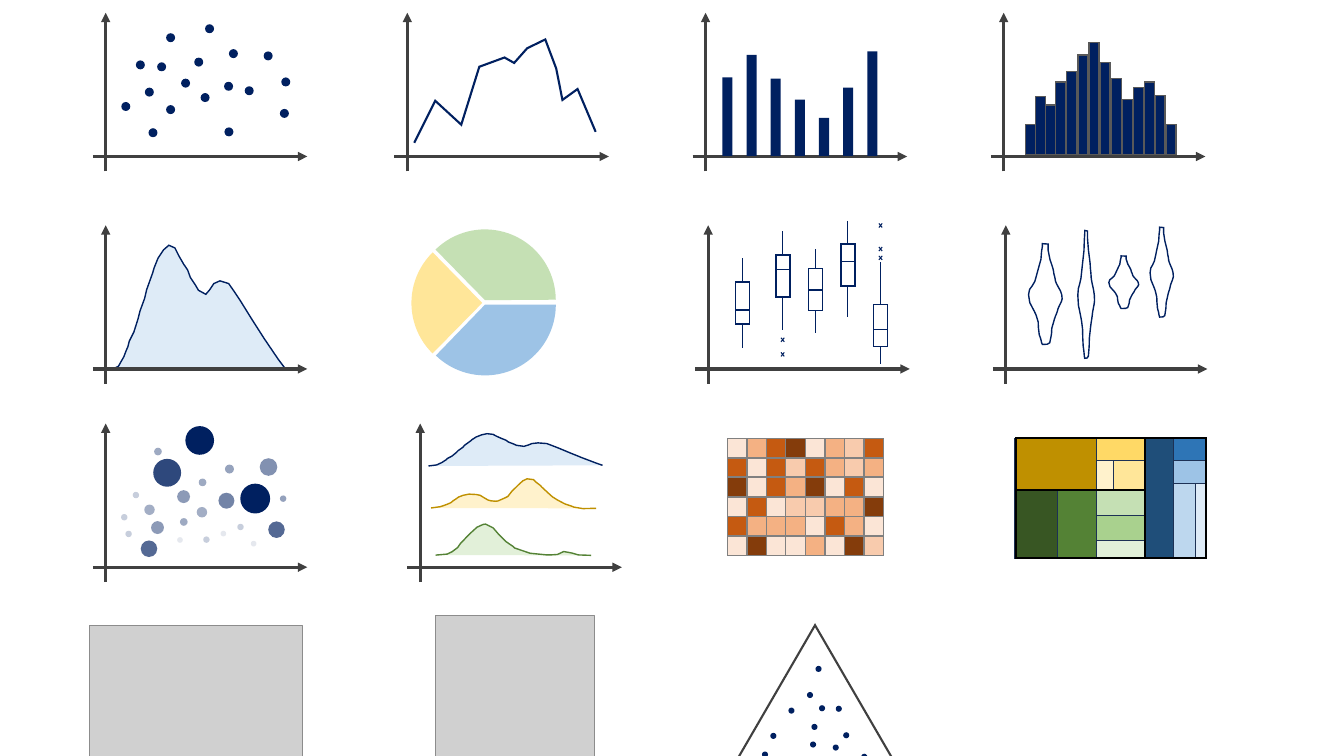
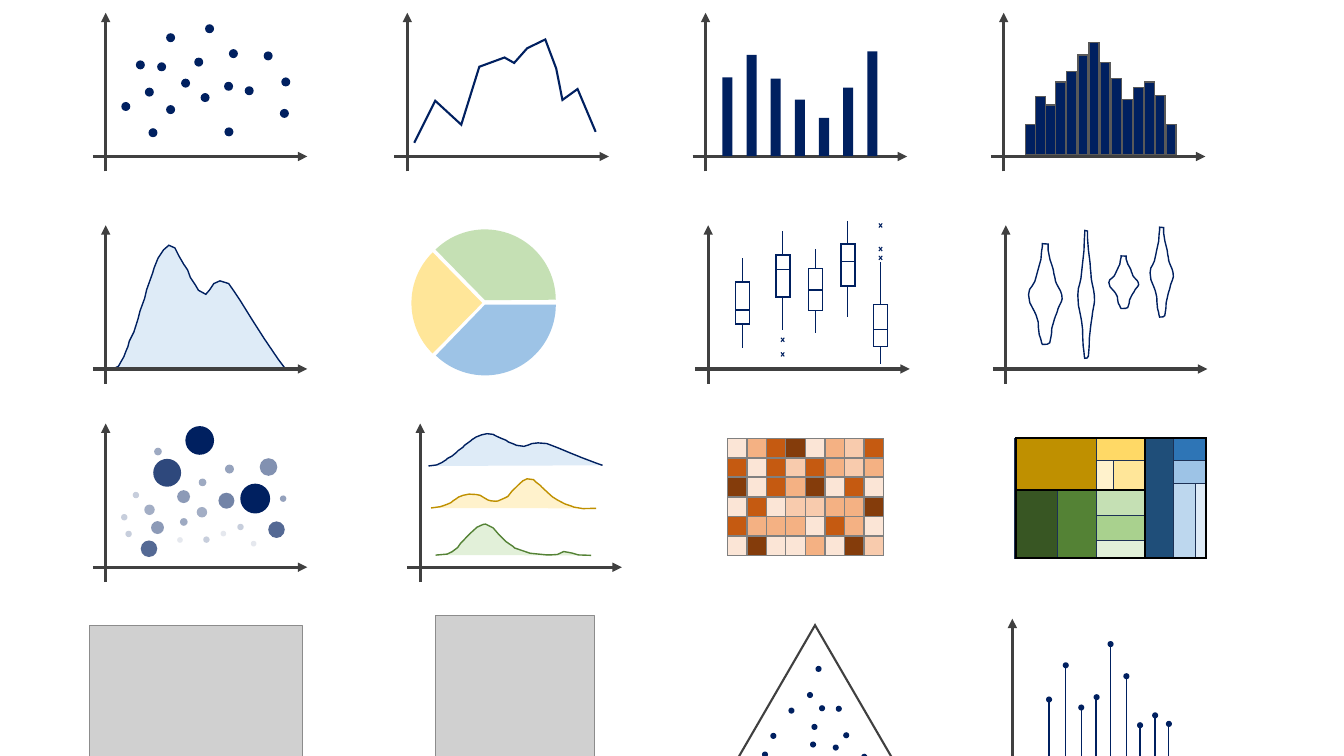
Before and after one commit to ChiaJung-Yeh/Transport-Analysis, a slide deck: slide 13 of figure/figure.pptx. Drawn at 1344x756 pixels with LibreOffice and Linux fonts; fonts in the diff are those of the drawing; grey boxes stand for pictures. Boxes give left, top, right and bottom in pixels: in the first picture for what was removed or moved away, otherwise in the second. Text is boxed around its words. In the diff, an @@ line names an element or a change of style, - is before the commit and + after.

```diff
--- a/figure/figure.pptx
+++ b/figure/figure.pptx
@@ arrow added from (1012, 756) to (1012, 619), #404040 2.25 pt @@
@@ ellipse added at [1108,641,1114,647], fill #002060 @@
@@ line added from (1111, 756) to (1111, 643), #002060 1 pt @@
@@ ellipse added at [1063,662,1069,668], fill #002060 @@
@@ line added from (1066, 756) to (1066, 666), #002060 1 pt @@
@@ ellipse added at [1123,674,1129,680], fill #002060 @@
@@ line added from (1126, 756) to (1126, 677), #002060 1 pt @@
@@ ellipse added at [1047,697,1053,703], fill #002060 @@
@@ line added from (1050, 756) to (1050, 697), #002060 1 pt @@
@@ ellipse added at [1079,705,1085,711], fill #002060 @@
@@ line added from (1082, 756) to (1082, 708), #002060 1 pt @@
@@ ellipse added at [1094,695,1100,701], fill #002060 @@
@@ line added from (1096, 756) to (1096, 697), #002060 1 pt @@
@@ ellipse added at [1152,713,1158,719], fill #002060 @@
@@ line added from (1155, 756) to (1155, 714), #002060 1 pt @@
@@ ellipse added at [1137,723,1143,729], fill #002060 @@
@@ line added from (1140, 756) to (1140, 724), #002060 1 pt @@
@@ ellipse added at [1167,721,1173,727], fill #002060 @@
@@ line added from (1169, 756) to (1169, 724), #002060 1 pt @@
```
Also in this commit, not shown: 25 other files.
